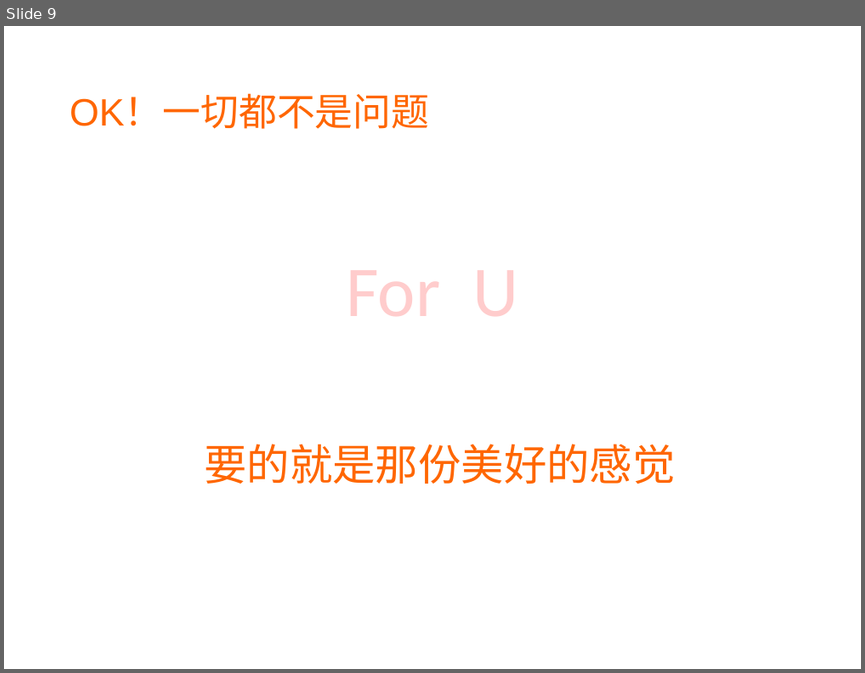
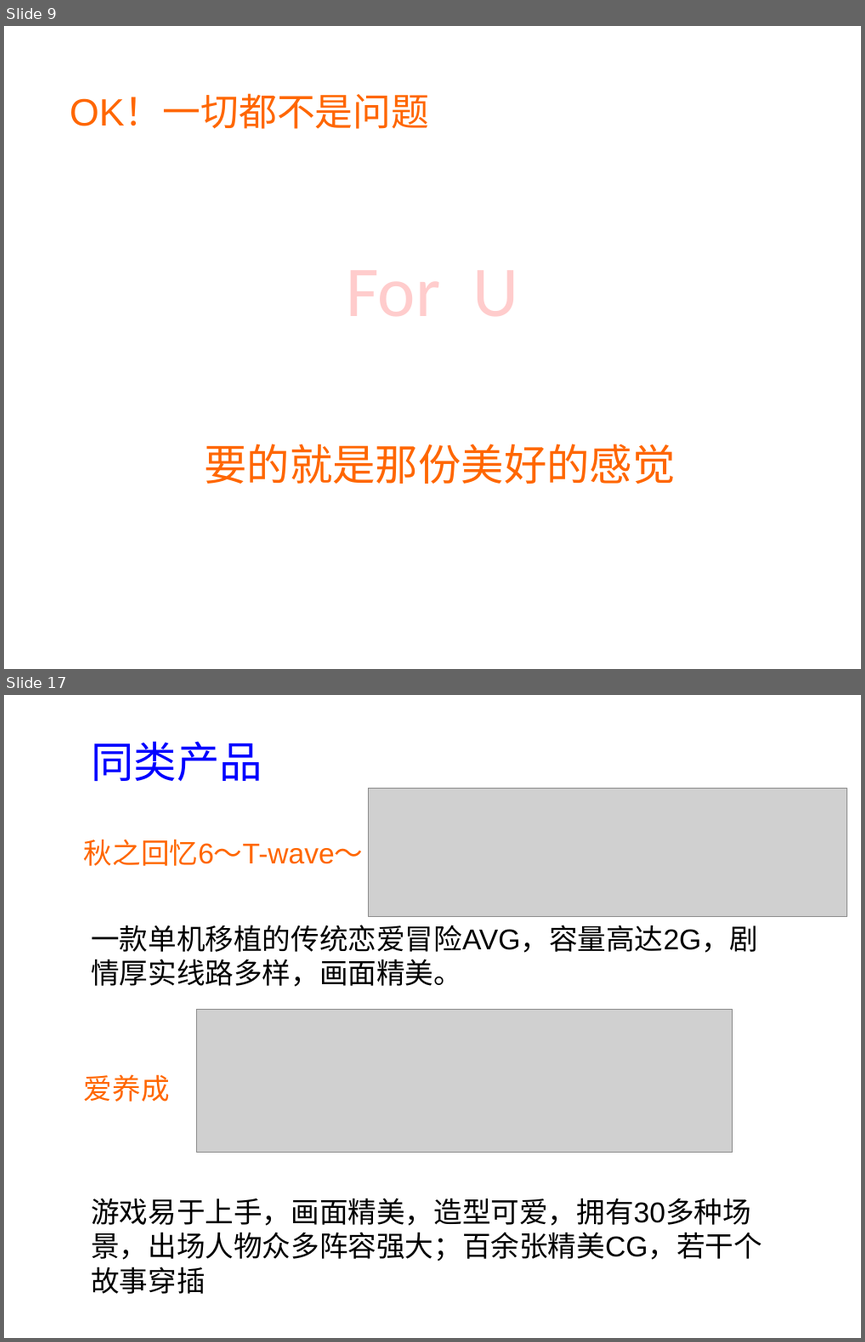
Before and after one commit to sx1989827/teambition, a slide deck: document/商业计划书.ppt. Shown one above the other, each under a label of ours: slide 9 before the commit, slides 9 and 17 after it; the slides between them are not shown. The pictures are 865x673 and 865x1342 pixels, drawn with LibreOffice and Linux fonts; fonts in the diff are those of the drawing; grey boxes stand for pictures. Boxes give left, top, right and bottom in pixels: in the first picture for what was removed or moved away, otherwise in the second. Text is boxed around its words. In the diff, an @@ line names an element or a change of style, - is before the commit and + after.

```diff
--- a/document/商业计划书.ppt
+++ b/document/商业计划书.ppt
@@ slide 17 added at (4,695,861,1338), background #FFFFFF @@
@@ text added at (91,741,262,781), 36 pt, text #0000FF @@
+同类产品
@@ picture added at (368,788,846,916) @@
@@ text added at (84,839,364,866), 24 pt, text #FF6600 @@
+秋之回忆6～T-wave～
@@ text added at (91,925,758,987), 24 pt, text #000000 @@
+一款单机移植的传统恋爱冒险AVG，容量高达2G，剧情厚实线路多样，画面精美。
@@ picture added at (197,1009,732,1152) @@
@@ text added at (84,1074,170,1101), 24 pt, text #FF6600 @@
+爱养成
@@ text added at (91,1197,762,1293), 24 pt, text #000000 @@
+游戏易于上手，画面精美，造型可爱，拥有30多种场景，出场人物众多阵容强大；百余张精美CG，若干个故事穿插
```
Also in this commit, not shown: 1 slide changed, 10 other slides added.
